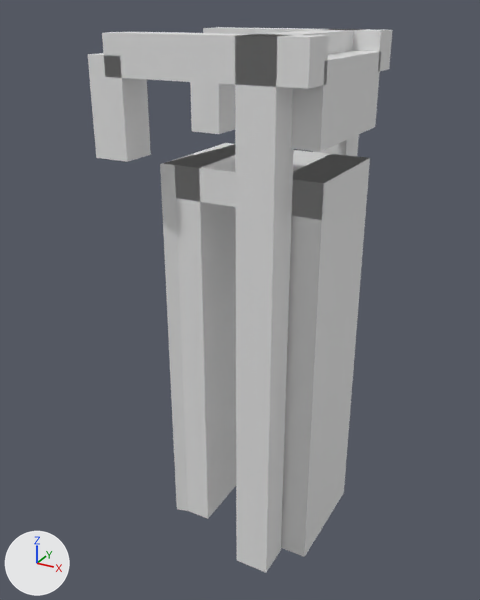
Two versions of the glTF model models/opheusden/opheusden-brug-f6baa3e8/opheusden-brug-f6baa3e8.glb, one commit apart.
Both versions are drawn from a camera (50 mm lens) standing at (7.2, -14.52, 3.75) and looking at (-0.72, -0.12, -3.45). The axes (+X, +Y, +Z) are drawn at lower left. The lights are the same throughout. The older version comes first.

The first picture shows 'building:balans', 'building:balans 2', 'building:contragewicht', 'building:hamei', 'building:hamei 2', 'building:hangstang', 'building:hangstang 2', 'building:portaal', 'road:dek', 'road:landhoofd (aangenomen)', 'road:landhoofd (aangenomen) 2'.
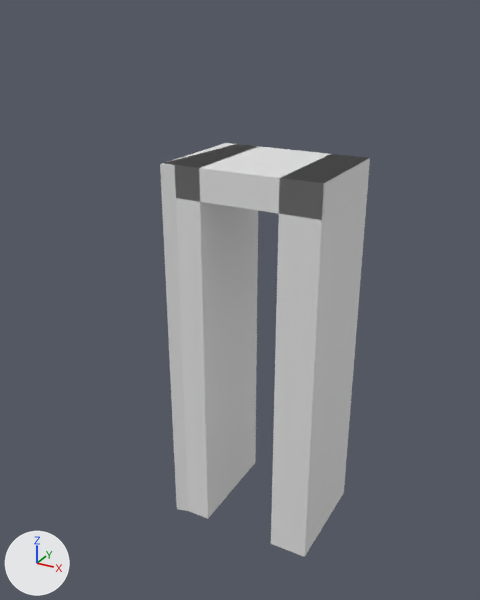
Location of each change, [x1, y1, x2, y2] in pixels of the pictures (480 x 600 px):
'building:hamei 2', deleted: before [235, 34, 294, 572]
'building:balans 2', deleted: before [102, 32, 329, 89]
'building:contragewicht', deleted: before [291, 51, 381, 152]
'building:hangstang 2', deleted: before [88, 53, 151, 162]
'building:hangstang', deleted: before [190, 82, 235, 134]
'building:balans', deleted: before [203, 27, 393, 71]
'building:portaal', deleted: before [251, 29, 354, 54]
'building:hamei', deleted: before [313, 29, 364, 156]

Edits to the bpy script that builds the scene:
```text
Remove ob_building_hamei:
    ob_building_hamei = bpy.data.objects.new('building:hamei', me_hamei)
    ob_building_hamei.location = (0.0, 0.0, 0.0)
Remove ob_building_hamei_2:
    ob_building_hamei_2 = bpy.data.objects.new('building:hamei 2', me_hamei_2)
    ob_building_hamei_2.location = (0.0, 0.0, 0.0)
Remove ob_building_portaal:
    ob_building_portaal = bpy.data.objects.new('building:portaal', me_portaal)
    ob_building_portaal.location = (0.0, 0.0, 0.0)
Remove ob_building_balans:
    ob_building_balans = bpy.data.objects.new('building:balans', me_balans)
    ob_building_balans.location = (0.0, 0.0, 0.0)
Remove ob_building_hangstang:
    ob_building_hangstang = bpy.data.objects.new('building:hangstang', me_hangstang)
    ob_building_hangstang.location = (0.0, 0.0, 0.0)
Remove ob_building_balans_2:
    ob_building_balans_2 = bpy.data.objects.new('building:balans 2', me_balans_2)
    ob_building_balans_2.location = (0.0, 0.0, 0.0)
Remove ob_building_hangstang_2:
    ob_building_hangstang_2 = bpy.data.objects.new('building:hangstang 2', me_hangstang_2)
    ob_building_hangstang_2.location = (0.0, 0.0, 0.0)
Remove ob_building_contragewicht:
    ob_building_contragewicht = bpy.data.objects.new('building:contragewicht', me_contragewicht)
    ob_building_contragewicht.location = (0.0, 0.0, 0.0)
```
